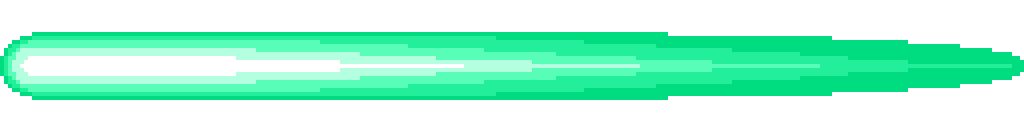
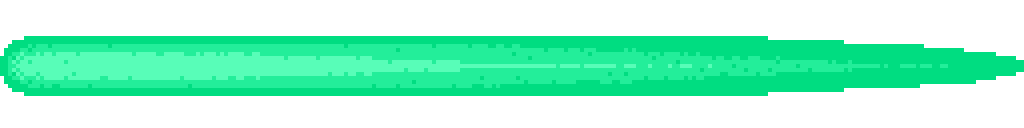
Layers edited between the first and the second 1024×128 image:
added layer "laser copy 2" above "laser copy" over [4, 36, 1020, 96]
hid "laser copy" over [4, 32, 1020, 100]
